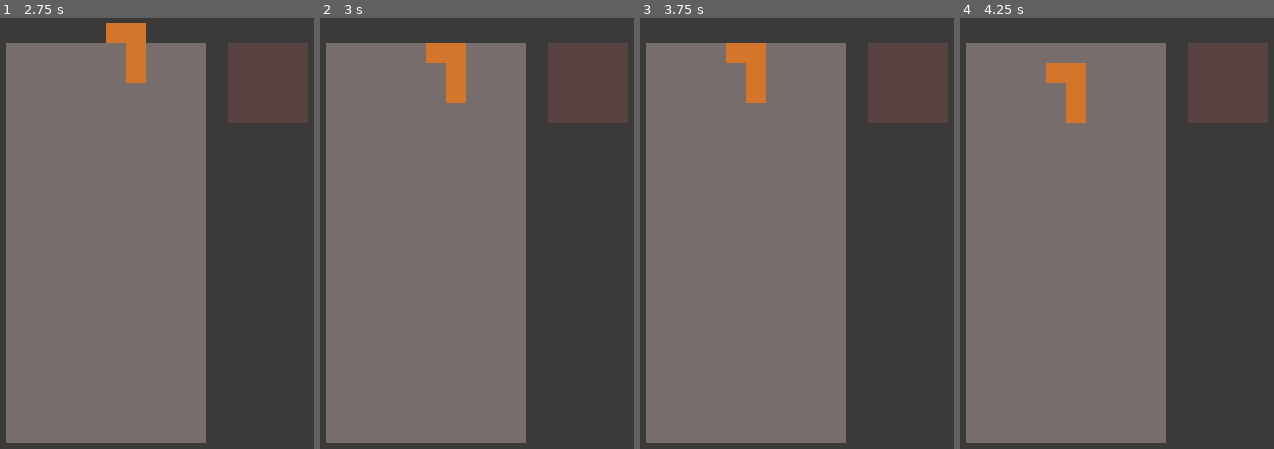
Above: before the commit, frames 1-4 (left to right).
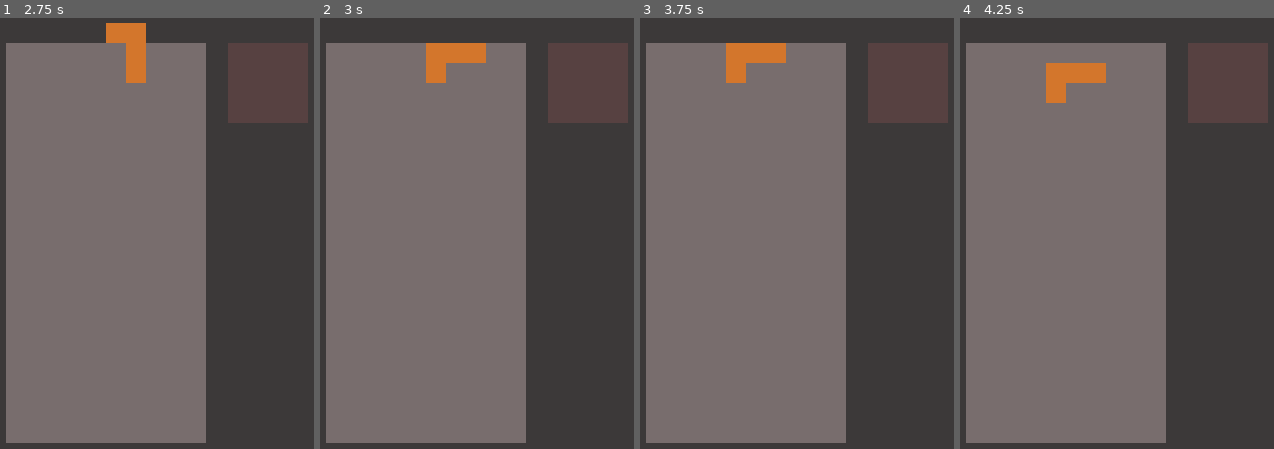
Above: after the commit, the same moments.

Repository: romanzes/godot-tetris
Game: Godot game, scene res://Game.tscn
The game is run twice, just before and just after one commit, with the same random seed, the same clock (stepped at 60 frames per second) and the same inputs.
Inputs:
- Up to frame 1 (2.75 s): tap Enter at 0.5 s; hold Right 0.53-1.28 s; tap Space at 1.25 s; hold Down 1.28-2.03 s; hold Right from 2.03 s (still down)
- Up to frame 2 (3 s): tap Enter at 2.75 s; release Right at 2.78 s; hold Up from 2.78 s (still down)
- Up to frame 3 (3.75 s): tap Space at 3.5 s; release Up at 3.53 s; hold Left from 3.53 s (still down)
- Up to frame 4 (4.25 s): keep holding Left

Frame 1 is identical in both runs. In frame 2, 1.2% of the frame differs, in the area x 33-53%, y 5-20%; in frame 3, 1.2%; in frame 4, 1.2%.

Commit message:
rotate figures

Diff:
--- a/Game.gd
+++ b/Game.gd
@@ -70,20 +70,13 @@
 
 # Called when the node enters the scene tree for the first time.
 func _ready():
-	update_Figure_View()
+	update_Figure_View_Pos()
 	new_Figure()
 	$Timer.start(1)
 
 func new_Figure():
 	figure = possibleFigures[randi() % possibleFigures.size()]
-	for n in figureView.get_children():
-		n.free()
-	for y in figure.size():
-		for x in figure[y].size():
-			if figure[y][x] == 1:
-				var newTile = tile.instance()
-				newTile.rect_position = Vector2(x * tileSize, y * tileSize)
-				figureView.add_child(newTile)
+	update_Figure_View()
 	figurePosition = initialFigurePosition
 
 func _on_Timer_timeout():
@@ -96,10 +89,20 @@
 		figurePosition = newPosition
 	else:
 		stop_Figure()
-	update_Figure_View()
+	update_Figure_View_Pos()
+
+func update_Figure_View_Pos():
+	figureView.rect_position = Vector2(figurePosition.x * tileSize, figurePosition.y * tileSize)
 
 func update_Figure_View():
-	figureView.rect_position = Vector2(figurePosition.x * tileSize, figurePosition.y * tileSize)
+	for n in figureView.get_children():
+		n.free()
+	for y in figure.size():
+		for x in figure[y].size():
+			if figure[y][x] == 1:
+				var newTile = tile.instance()
+				newTile.rect_position = Vector2(x * tileSize, y * tileSize)
+				figureView.add_child(newTile)
 
 func stop_Figure():
 	for y in figure.size():
@@ -127,15 +130,20 @@
 				newPosition.x -= 1
 				if is_Allowed(figure, newPosition):
 					figurePosition = newPosition
-					update_Figure_View()
+					update_Figure_View_Pos()
 			elif event.scancode == KEY_RIGHT:
 				var newPosition = figurePosition
 				newPosition.x += 1
 				if is_Allowed(figure, newPosition):
 					figurePosition = newPosition
-					update_Figure_View()
+					update_Figure_View_Pos()
 			elif event.scancode == KEY_DOWN:
 				move_Down()
+			elif event.scancode == KEY_UP:
+				var newFigure = rotate()
+				if is_Allowed(newFigure, figurePosition):
+					figure = newFigure
+					update_Figure_View()
 
 func is_Allowed(fig, position):
 	for y in fig.size():
@@ -151,3 +159,13 @@
 				elif fieldPos.y >= 0 && field[fieldPos.y][fieldPos.x] == 1:
 					return false
 	return true
+
+func rotate():
+	var newFigure = []
+	newFigure.resize(figure[0].size())
+	for y in newFigure.size():
+		newFigure[y] = []
+		newFigure[y].resize(figure.size())
+		for x in newFigure[y].size():
+			newFigure[y][x] = figure[x][figure[0].size() - y - 1]
+	return newFigure
